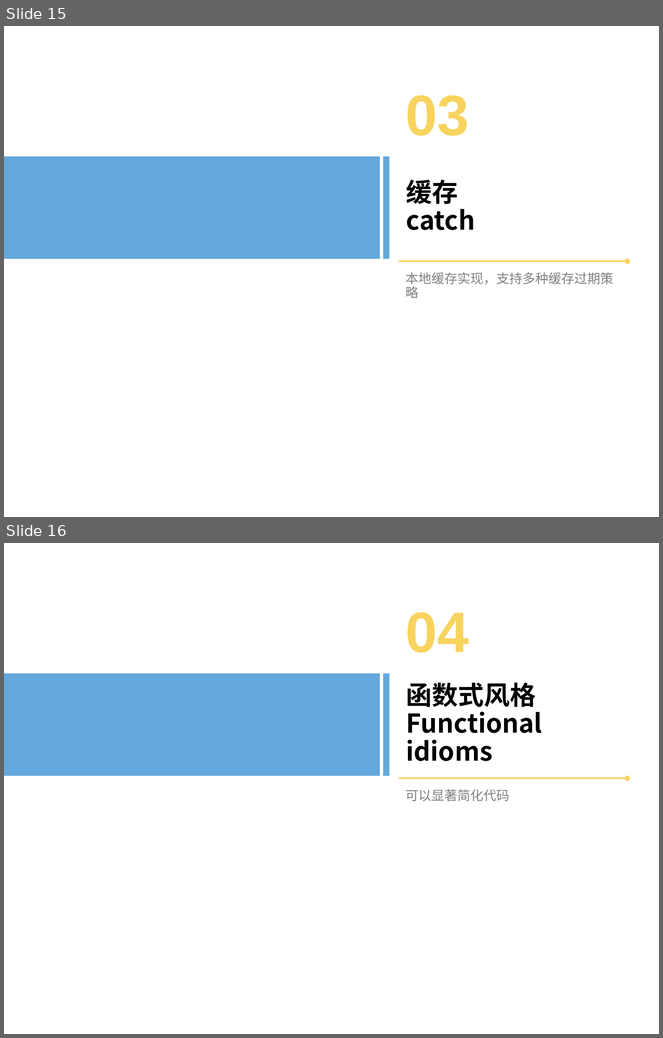
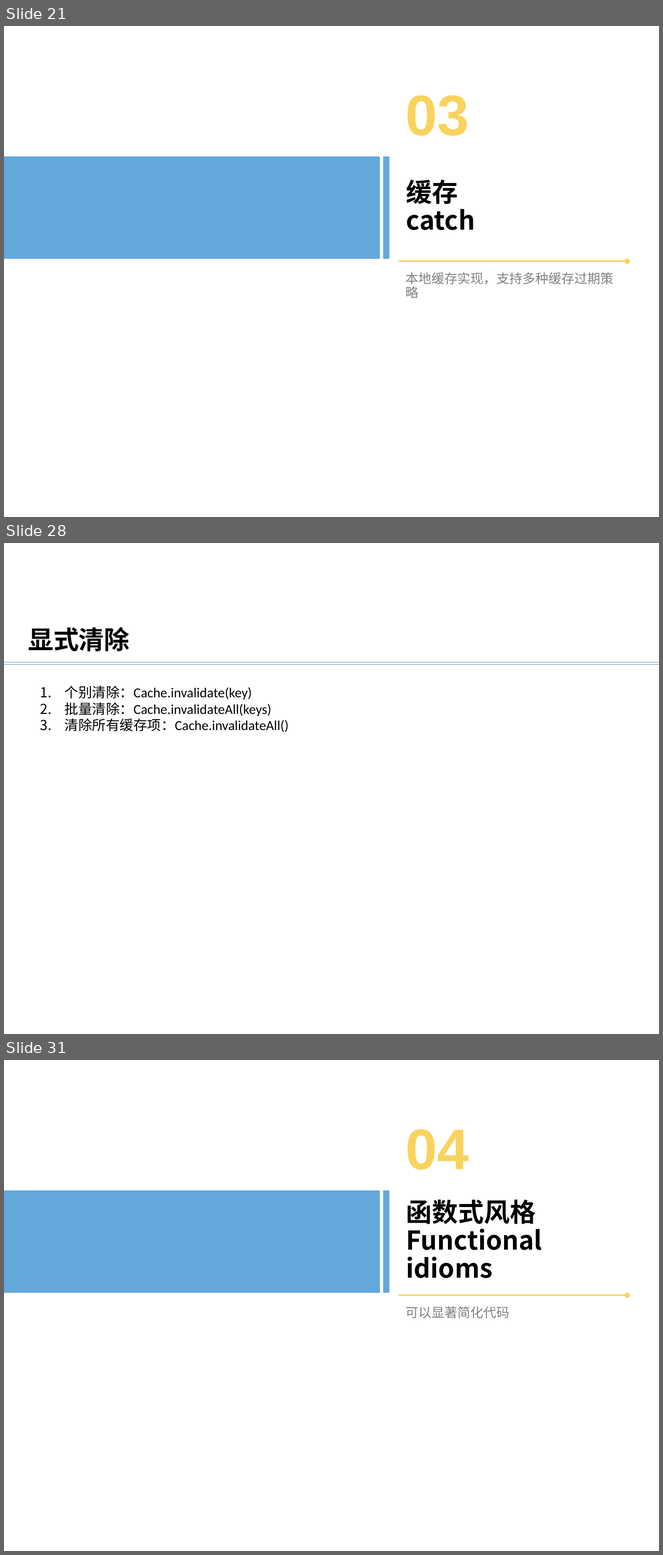
Before and after one commit to bxguo/guava, a slide deck: Guava介绍.pptx. Shown one above the other, each under a label of ours: slides 15 and 16 before the commit, slides 21, 28 and 31 after it; the slides between them are not shown. The pictures are 663x1038 and 663x1555 pixels, drawn with LibreOffice and Linux fonts; fonts in the diff are those of the drawing; background and template pictures are left out. Boxes give left, top, right and bottom in pixels: in the first picture for what was removed or moved away, otherwise in the second. Text is boxed around its words. In the diff, an @@ line names an element or a change of style, - is before the commit and + after.

```diff
--- a/Guava介绍.pptx
+++ b/Guava介绍.pptx
@@ slide 28 added at box(4, 543, 659, 1034), background #FFFFFF @@
@@ text added at box(28, 627, 130, 652), 28 pt, text #000000, bold @@
+显式清除
@@ line added from (4, 662) to (659, 662), #5B9BD5 0.5 pt @@
@@ line added from (4, 664) to (659, 664), #5B9BD5 0.5 pt @@
@@ text added at box(65, 685, 289, 732), 15.1 pt, text #000000 @@
+1. 个别清除：Cache.invalidate(key)
+2. 批量清除：Cache.invalidateAll(keys)
+3. 清除所有缓存项：Cache.invalidateAll()
@@ what was slide 15 is now slide 21 @@
@@ what was slide 16 is now slide 31 @@
```
Also in this commit, not shown: 1 slide changed, 17 other slides added, 3 slides removed.
